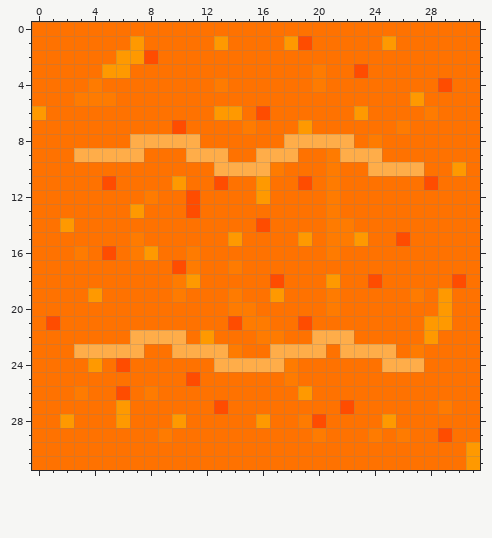
Two versions of one pixel-art sprite, assets/lave.png. Above: the version before the commit.
The file is 32x32 pixels. Colours within 5 levels of each other are drawn and written as one.
The same view after the edit:
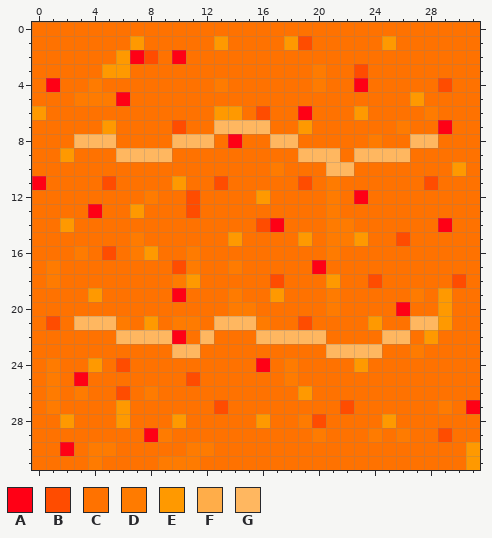
Palette (. is transparent): A #ff0015  B #ff4c00  C #ff7200  D #ff7b00  E #ff9900  F #ffad49  G #ffb760
Edits made:
@@ x 0..31 @@
  1 CCCCCCCECCCCCECCCCEBCCCCCECCCCCC
- 2 CCCCCCEEBCCCCCCCCCCCCCCCCCCCCCCC
+ 2 CCCCCCEABCACCCCCCCCCCCCCCCCCCCCC
  3 CCCCCEECCCCCCCCCCCCCDCCBCCCCCCCC
- 4 CCCCDCCCCCCCCDCCCCCCDCCCCCCCCBCC
- 5 CCCDDDCCCCCCCCCCCCCCCCCCCCCECCCC
- 6 ECCCCCCCCCCCCEECBCCCCCCECCCCDCCC
- 7 CCCCCCCCCCBCCCCDCCCECCCCCCDCCCCC
- 8 CCCCCCCFFFFFCCCCCCFFFFFCDCCCCCCC
- 9 CCCFFFFFCCCFFFCCFFFCCDFFFCCCCCCC
-10 CCCCCCCCCCCCCFFFFDCCCDCCFFFFCCEC
-11 CCCCCBCCCCECCBCCECCBCDCCCCCCBCCC
-12 CCCCCCCCDCCBCCCCECCCCDCCCCCCCCCC
-13 CCCCCCCECCCBCCCCCCCCCDCCCCCCCCCC
-14 CCECCCCCCCCCCCCCBCCCCDDCCCCCCCCC
+ 4 CACCDCCCCCCCCDCCCCCCDCCACCCCCBCC
+ 5 CCCDDDACCCCCCCCCCCCCCCCCCCCECCCC
+ 6 ECCCCCCCCCCCCEECBCCACCCECCCCDCCC
+ 7 CCCCCECCCCBCCGGGGCCECCCCCCDCCACC
+ 8 CCCGGGCCCCGGGCACCGGCCCCCDCCGGCCC
+ 9 CCECCCGGGGCCCCCCCCCGGGCGGGGCCCCC
+10 CCCCCCCCCCCCCCCCCDCCCGGCCCCCCCEC
+11 ACCCCBCCCCECCBCCCCCBCDCCCCCCBCCC
+12 CCCCCCCCDCCBCCCCECCCCDCACCCCCCCC
+13 CCCCACCECCCBCCCCCCCCCDCCCCCCCCCC
+14 CCECCCCCCCCCCCCCBACCCDDCCCCCCACC
 15 CCCCCCCDCCCCCCECCCCECDDECCBCCCCC
 16 CCCDCBCDECCDCCCCCCCCCDCCCCCCCCCC
-17 CCCCCCCCCCBDCCDCCCCCCCCCCCCCCCCC
-18 CCCCCCCCCCDECCCCCBCCCECCBCCCCCBC
-19 CCCCECCCCCDCCCDCCECCCDCCCCCDCECC
-20 CCCCCCCCCCCCCCDDCCCCCDCCCCCCCECC
-21 CBCCCCCCCCCCCCBDDCCBCCCCCCCCEECC
-22 CCCCCCCFFFFCECCCDDCCFFFCCCCCECCC
-23 CCCFFFFFCCFFFFDCCFFFFCFFFFCDCCCC
-24 CCCCECBCCCCCCFFFFFDCCCCCCFFFCCCC
-25 CCCCCCCCCCCBCCCCCCDCCCCCCCCCCCCC
-26 CCCDCCBCDCCCCCCCCCCECCCCCCCCCCCC
-27 CCCCCCECCCCCCBCCCCCCCCBCCCCCCDCC
+17 CDCCCCCCCCBDCCDCCCCCACCCCCCCCCCC
+18 CDCCCCCCCCDECCCCCBCCCECCBCCCCCBC
+19 CCCCECCCCCACCCDCCECCCDCCCCCDCECC
+20 CCCCCCCCCCCCCCDDCCCCCDCCCCACCECC
+21 CBCGGGDCECDDCGGGDCCBCCCCECCGGECC
+22 CCCCCCGGGGACGCCCGGGGGCCCCGGCECCC
+23 CCCCCCCCCCGGCCCCCCCCCGGGGCCDCCCC
+24 CDCCECBCCCCCCCCCACDCCCCECCCCCCCC
+25 CDCACCCCCCCBCCCCCCDCCCCCCCCCCCCC
+26 CDCDCCBCDCCCCCCCCCCECCCCCCCCCCCC
+27 CDCCCCECCCCCCBCCCCCCCCBCCCCCCDCA
 28 CCECCCECCCECCCCCECCDBCCCCECCCCCC
-29 CCCCCCCCCDCCCCCCCCCCDCCCDCDCCBCC
-30 CCCCCCCCCCCCCCCCCCCCCCCCCCCCCCCE
-31 CCCCCCCCCCCCCCCCCCCCCCCCCCCCCCCE
+29 CCCCCCCCADCCCCCCCCCCDCCCDCDCCBCC
+30 CCACDDCCCCCDDCCCCCCCCCCCCCCCCCCE
+31 CCCCDCCCCDDDCCCCCCCCCCCCCCCCCCCE
Where, in picture pixels (left, top, right, bottom), the same in both pictures:
changed: (32, 50, 480, 470)
